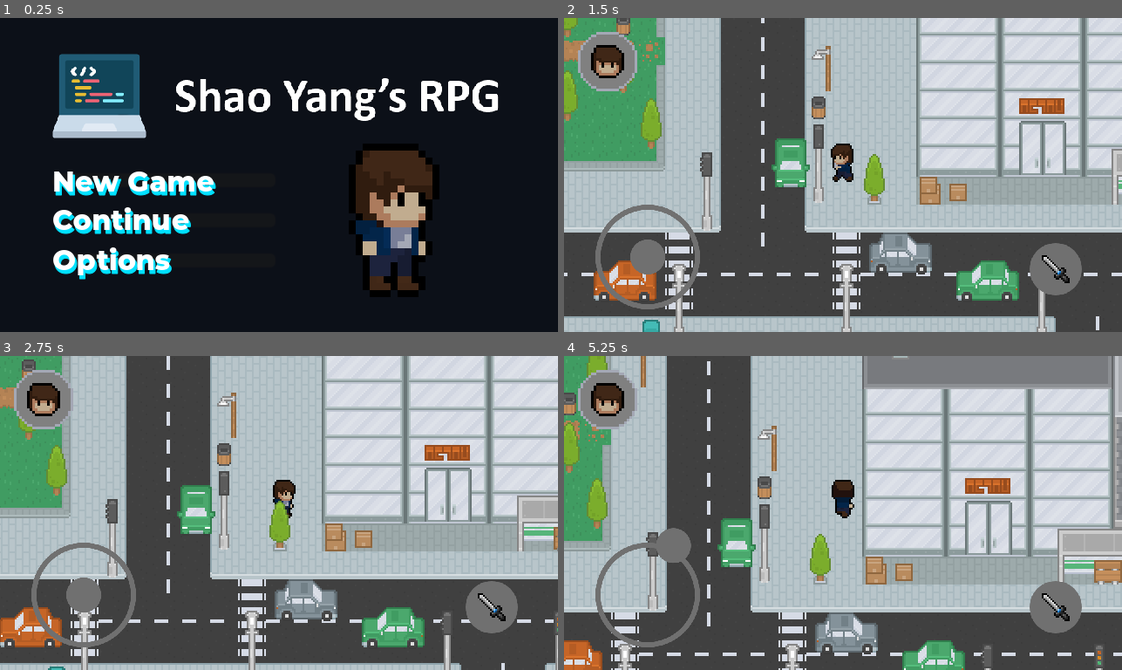
Above: before the commit, frames 1-4 (two rows, left to right).
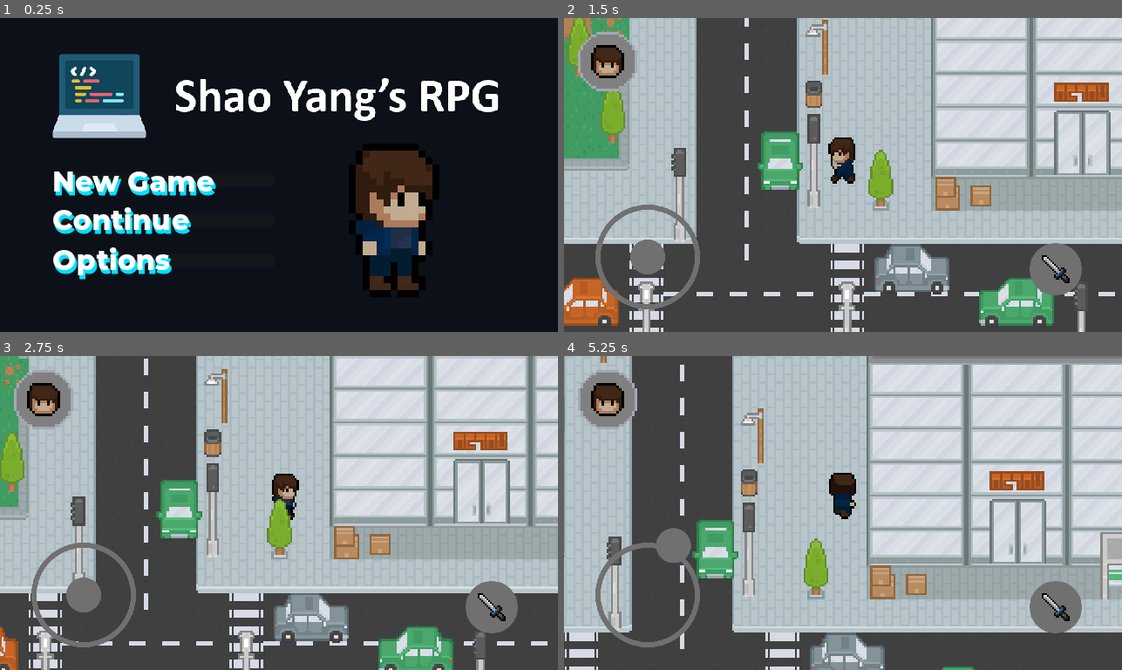
Above: after the commit, the same moments.

Repository: SYChai271/SY-RPG
Game: Godot game, scene res://title/Title.tscn
The game is run twice, just before and just after one commit, with the same random seed, the same clock (stepped at 60 frames per second) and the same inputs.
Inputs (mouse positions are in pixels of both pictures, inside the frame that each line leads up to):
- Up to frame 1 (0.25 s): no input
- Up to frame 2 (1.5 s): click "New Game" at 0.5 s; tap Enter at 1.25 s; move the mouse to (965, 159) at 1.27 s; tap X (attack) at 1.35 s; click (965, 159) at 1.42 s
- Up to frame 3 (2.75 s): drag from (167, 528) to (251, 575) at 2.02 s
- Up to frame 4 (5.25 s): move the mouse to (898, 443) at 2.77 s; tap X (attack) at 2.85, 4.35 s; click (898, 443) at 2.92 s; drag from (815, 575) to (675, 465) at 3.52 s; move the mouse to (1010, 560) at 4.27 s; click (1010, 560) at 4.42 s; drag from (675, 465) to (759, 434) at 5.02 s

The runs differ from the first frame. In frame 1, 0.6% of the frame differs, in the area x 66-74%, y 66-83%; in frame 2, 40%; in frame 3, 40%; in frame 4, 45%, in the area x 0-100%, y 0-100%.

Commit message:
changed player

Diff:
--- a/player/Player.tscn
+++ b/player/Player.tscn
@@ -429,6 +429,7 @@
 
 [node name="Camera2D" type="Camera2D" parent="."]
 visible = false
+zoom = Vector2(1.2, 1.2)
 position_smoothing_enabled = true
 
 [node name="Controls" parent="." instance=ExtResource("3_fdlbm")]
Binary file changed: appicons/iphone1.png
Binary file changed: appicons/iphone2.png
Binary file changed: player/player.png
Binary file changed: title/player.png
